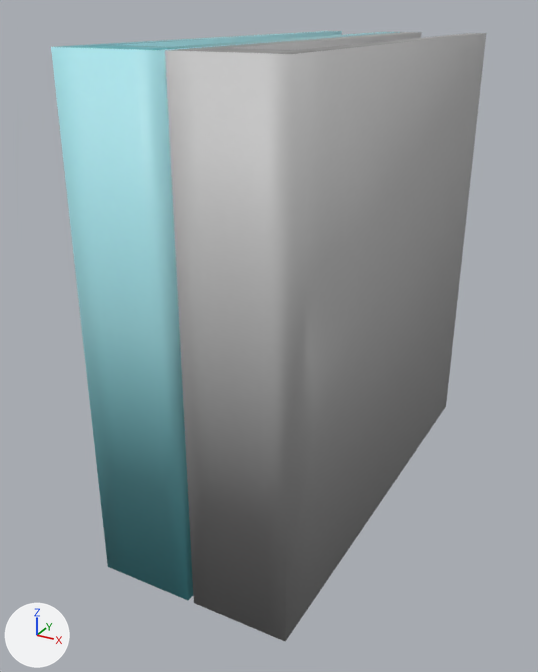
A saved change to the FBX model Assets/Arts/Envi/Props/Props_Book_04.fbx.
Rendered twice from a camera (50 mm lens) standing at (0.362, -0.713, 0.538) and looking at (-0.006, -0.043, 0.203). The lights are fixed; the arrows at lower left show +X, +Y and +Z. The picture after the commit comes second.

Script lines for the objects in view, before the commit:
```python
mat_tex_env = principled_material('Tex_Env')
mat_tex_env.texture = img_tex_env_png
me_cube_069 = bpy.data.meshes.new('Cube.069')
me_cube_069.from_pydata(...)  # 64 vertices, 60 faces; spans x -0.083..0.126, y -0.253..0.253, z 0.005..0.511
me_cube_069.materials.append(mat_tex_env)  # picture img_tex_env_png
ob_props_book_04 = bpy.data.objects.new('Props_Book_04', me_cube_069)
ob_props_book_04.location = (0.0, 0.0, 0.0)
```
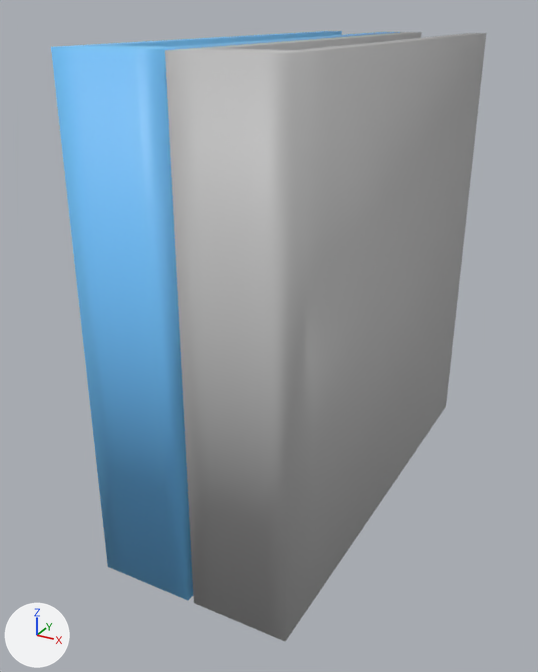
The change in detail:
Picture 'warna baruuu.png' (img_warna_baruuu_png) is new.
Material 'Tex_Env' (mat_tex_env) changes its picture from img_tex_env_png to img_warna_baruuu_png.

What differs and where, as boxes [x1, y1, x2, y2] in the pictures (538 x 672 px):
'Props_Book_04', surface changed
    both: [51, 31, 463, 641]
